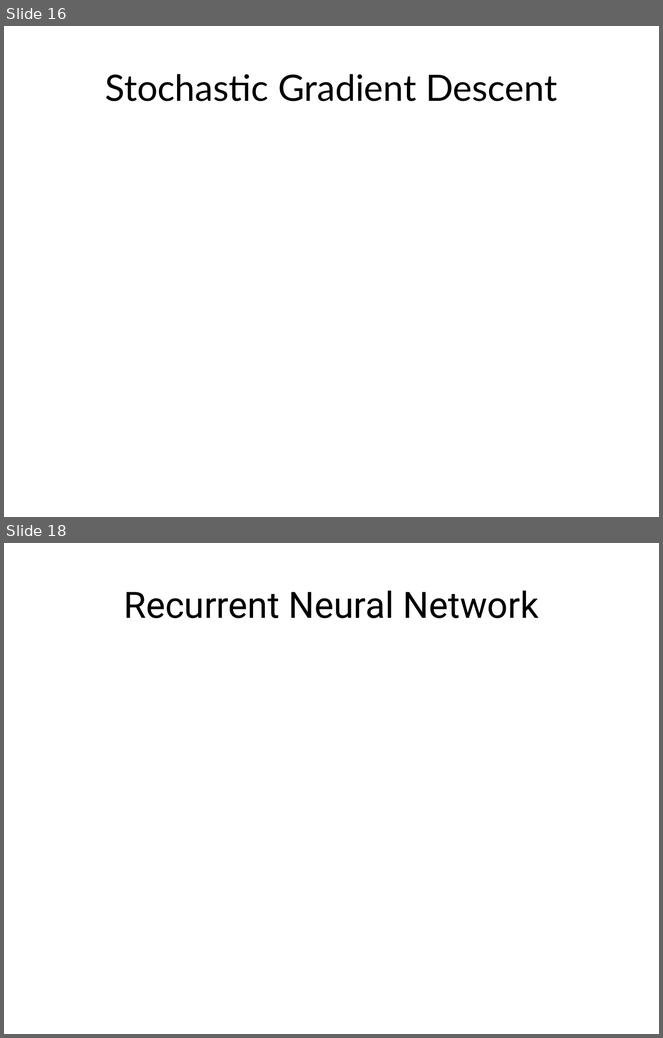
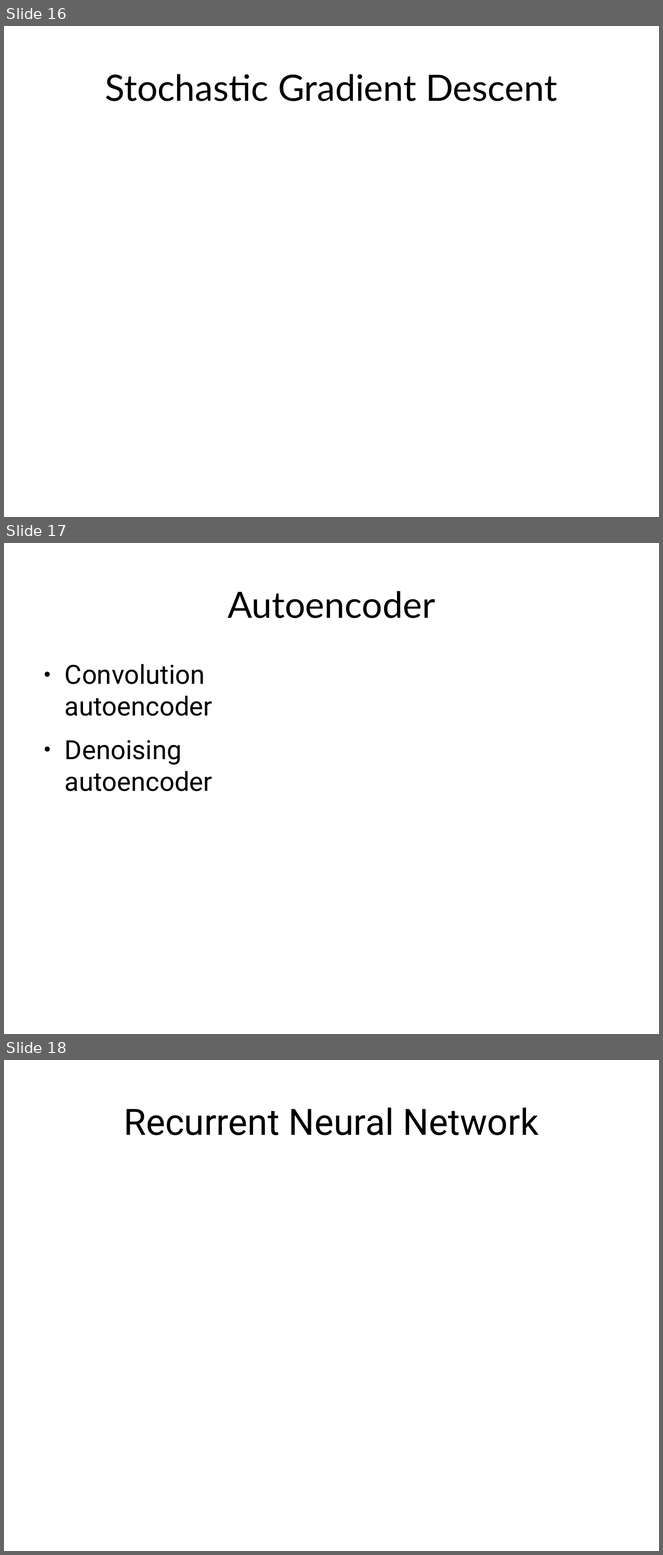
Before and after one commit to TedJeong/vipidly-vociferous, a slide deck: notes/머신러닝부터최적화문제까지.odp. Shown one above the other, each under a label of ours: slides 16 and 18 before the commit, slides 16, 17 and 18 after it; the slides between them are not shown. The pictures are 663x1038 and 663x1555 pixels, drawn with LibreOffice and Linux fonts; fonts in the diff are those of the drawing. Boxes give left, top, right and bottom in pixels: in the first picture for what was removed or moved away, otherwise in the second. Text is boxed around its words. In the diff, an @@ line names an element or a change of style, - is before the commit and + after.

```diff
--- a/notes/머신러닝부터최적화문제까지.odp
+++ b/notes/머신러닝부터최적화문제까지.odp
@@ slide 17 added at (4, 543, 659, 1034), background #FFFFFF @@
@@ title added at (228, 591, 435, 618), 44 pt, text #000000 @@
+Autoencoder
@@ text added at (65, 664, 213, 792), 32 pt, text #000000 @@
+● Convolution autoencoder
+● Denoising autoencoder
```
Also in this commit, not shown: 1 slide changed, 5 other slides added, 1 slide removed, 9 other files.
